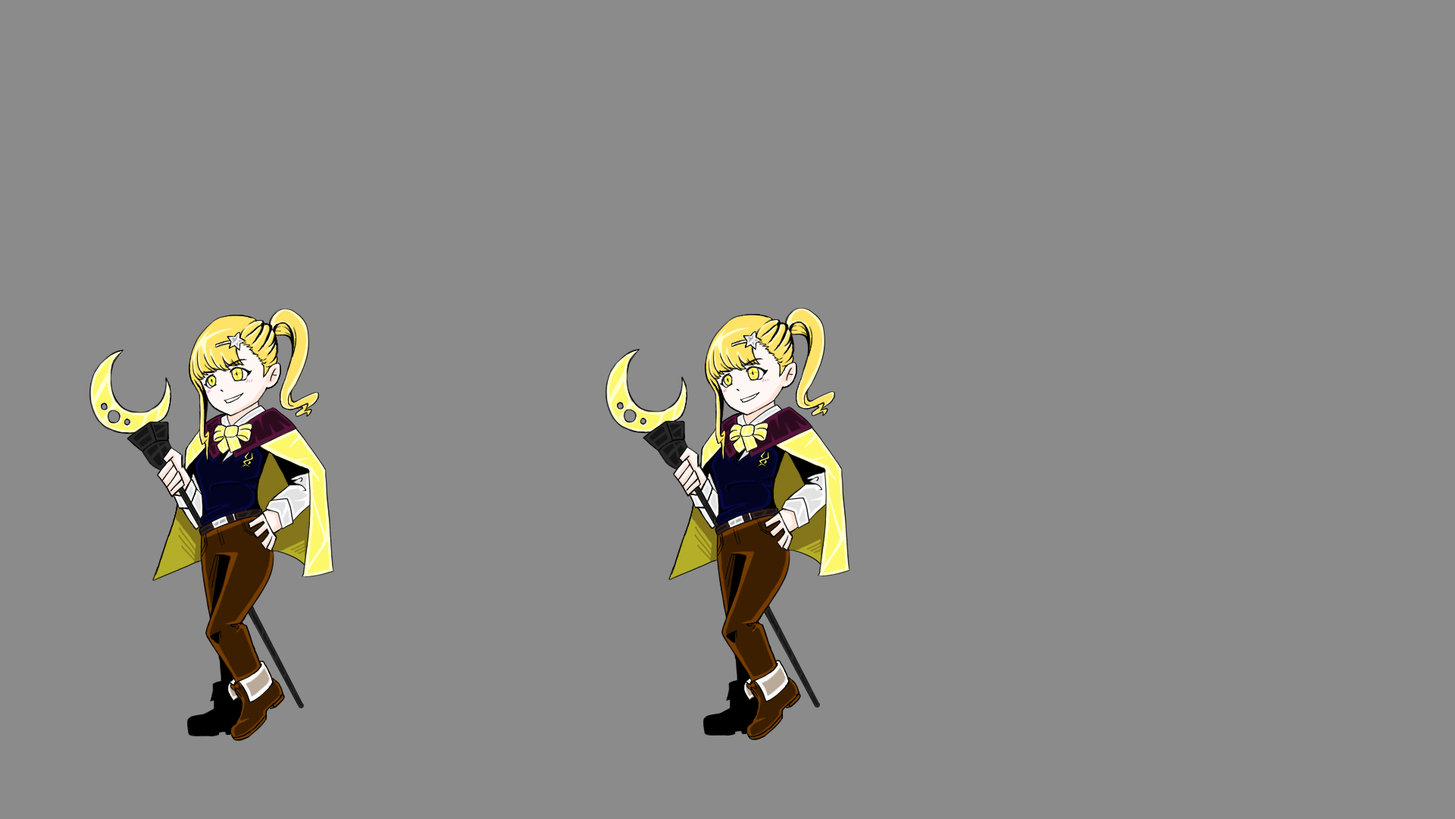
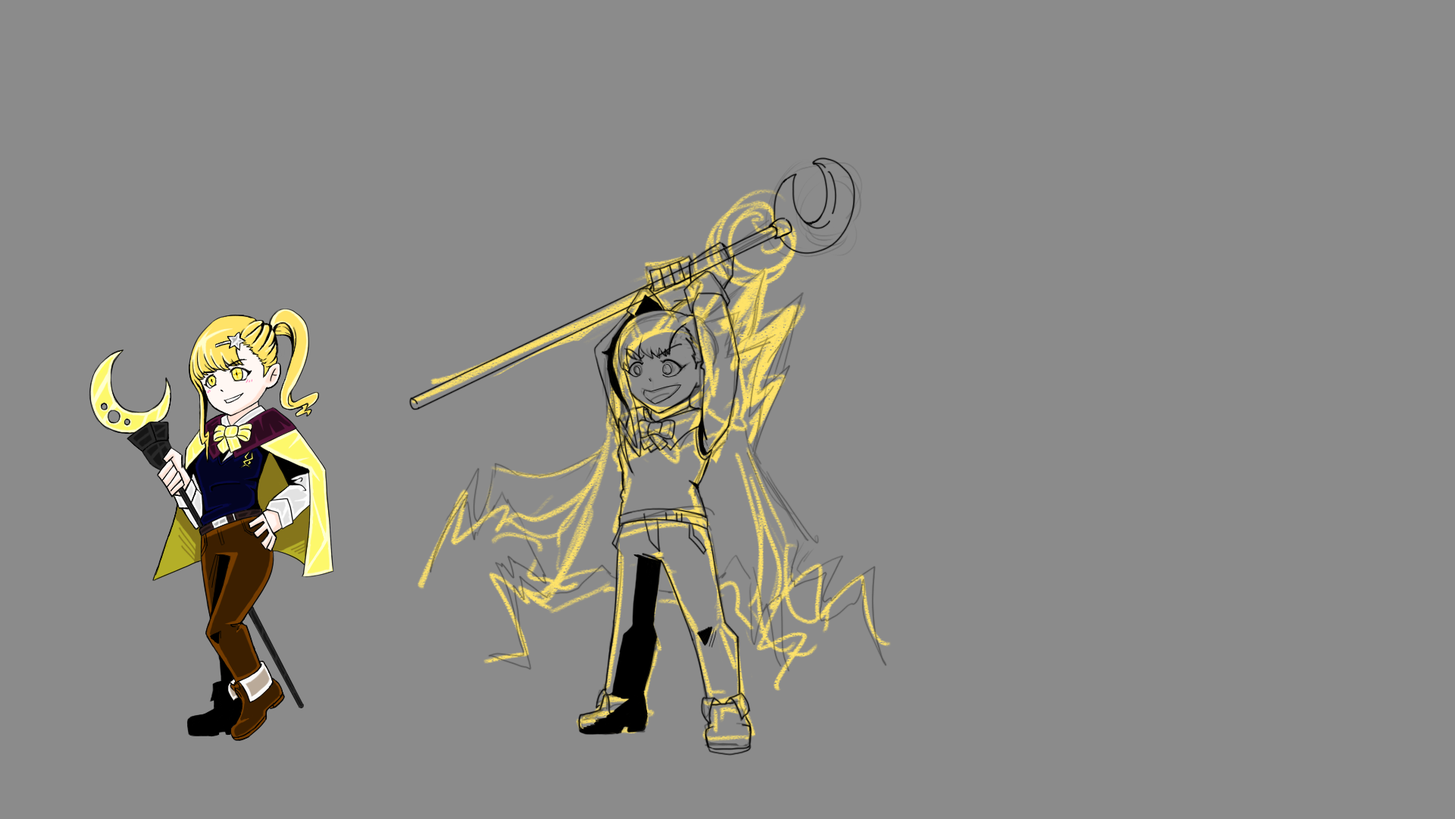
Layer changes from the first 1455 x 819 image to the second:
removed group "전격족" (1st of 2) (7 layers) over bbox(604, 306, 851, 741)
removed layer "전격족 얼굴 선" (1st of 2, in "전격족") from group "전격족" over bbox(712, 346, 769, 404)
removed layer "전격족 선" (1st of 2, in "전격족") from group "전격족" over bbox(604, 307, 851, 740)
removed layer "전격족 얼굴 djena" (1st of 2, in "전격족") (was multiply, 80%) from group "전격족" over bbox(726, 366, 758, 386)
removed layer "전격족 얼굴채색" (1st of 2, in "전격족") from group "전격족" over bbox(721, 365, 769, 393)
removed layer "전격족 빛" (1st of 2, in "전격족") (was overlay, 95%) from group "전격족" over bbox(604, 306, 850, 741)
removed layer "전격족 어둠" (1st of 2, in "전격족") (was darken) from group "전격족" over bbox(668, 364, 828, 581)
removed layer "전격족 채색" (1st of 2, in "전격족") from group "전격족" over bbox(607, 307, 849, 740)
added group "시전" with 5 layers above "전격족" over bbox(408, 156, 892, 756)
added layer "얼굴선" in group "시전" over bbox(624, 358, 687, 405)
added layer "지팡이 선" in group "시전" over bbox(408, 156, 856, 411)
added layer "선" in group "시전" over bbox(577, 241, 753, 756)
added layer "Layer 1" (44%) in group "시전" over bbox(429, 159, 888, 747)
added layer "러프" in group "시전" over bbox(410, 188, 892, 742)
